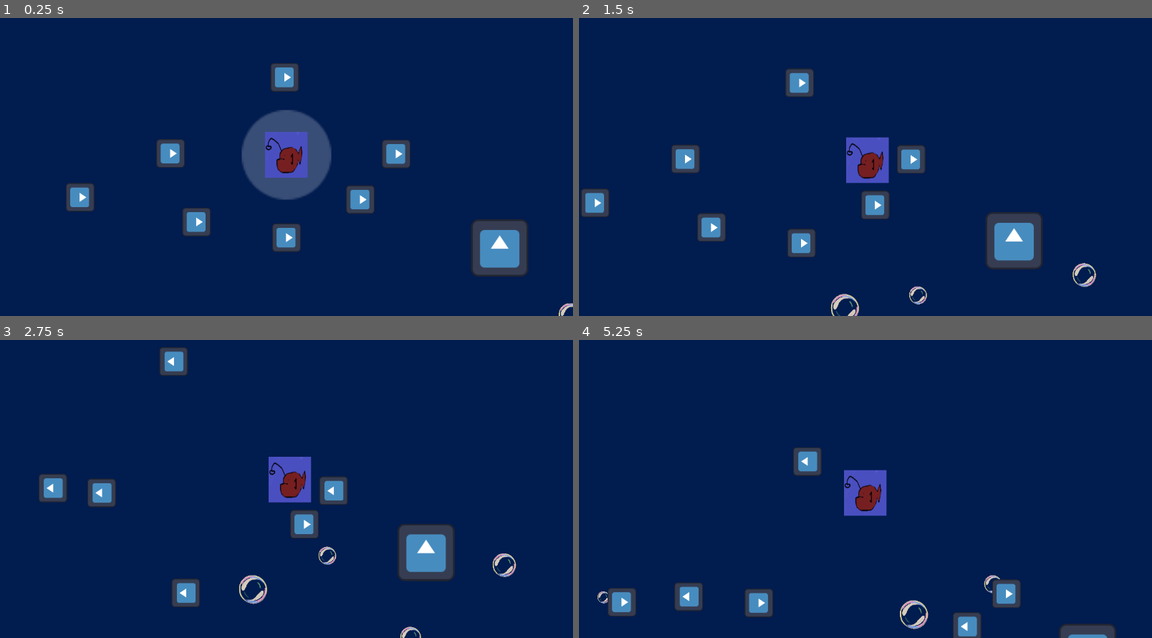
Above: before the commit, frames 1-4 (two rows, left to right).
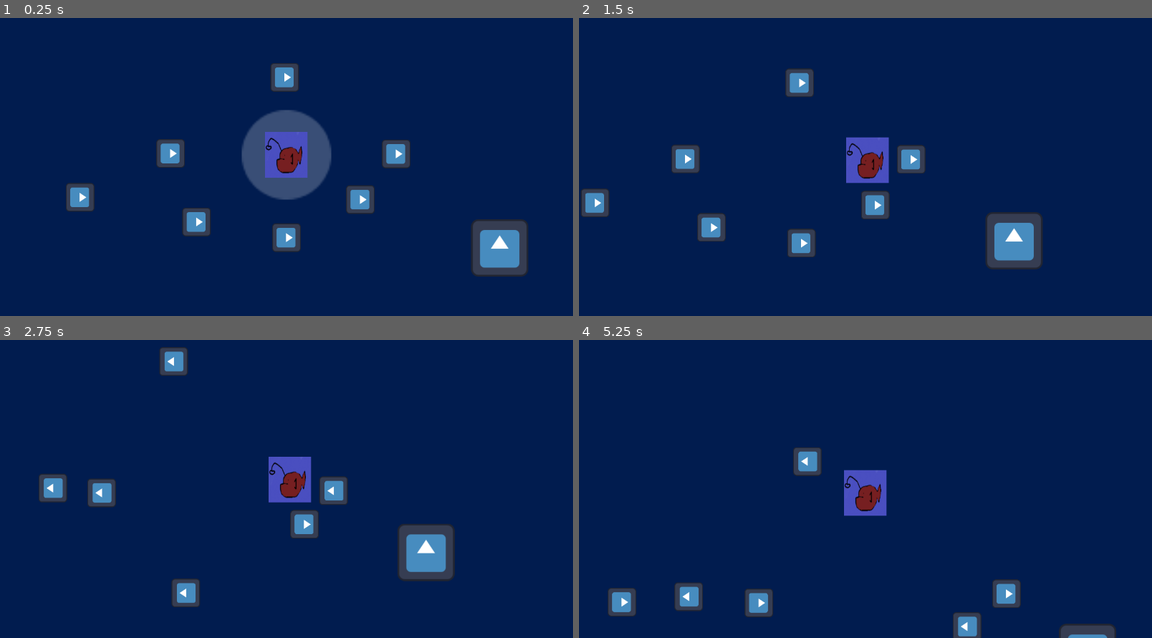
Above: after the commit, the same moments.

Repository: JeromeIsntDev/OceanX_HKthon_BioEvanescence
Game: Godot game, scene res://scenes/main.tscn
The game is run twice, just before and just after one commit, with the same random seed, the same clock (stepped at 60 frames per second) and the same inputs. The engine's default icon, where the game draws it, is replaced by a stand-in: a white triangle on a blue panel in a dark square.
Inputs:
- Up to frame 1 (0.25 s): no input
- Up to frame 2 (1.5 s): hold D (ui_right) 0.53-1.28 s; hold S (ui_down) from 1.28 s (still down)
- Up to frame 3 (2.75 s): release S (ui_down) at 2.03 s; hold D (ui_right) from 2.03 s (still down)
- Up to frame 4 (5.25 s): release D (ui_right) at 2.78 s; hold W (ui_up) 2.78-3.53 s; hold A (ui_left) 3.53-5.03 s; hold S (ui_down) from 5.03 s (still down)

The runs differ from the first frame. In frame 1, less than 0.1% of the frame differs, in the area x 97-100%, y 95-100%; in frame 2, 0.4%; in frame 3, 0.5%, in the area x 41-91%, y 69-100%; in frame 4, 0.3%.

Commit message:
Revert "assets + bubbles"
This reverts commit 90ccf5fb5bd08226fd103c1e5525ec7d78fd9382.

Diff:
--- a/scenes/main.tscn
+++ b/scenes/main.tscn
@@ -4,36 +4,18 @@
 [ext_resource type="PackedScene" uid="uid://bouwjmxp4sy77" path="res://scenes/World.tscn" id="1_tefeu"]
 [ext_resource type="PackedScene" uid="uid://3de4huieval4" path="res://scenes/enemy.tscn" id="2_0wfyh"]
 [ext_resource type="Script" uid="uid://cjj14vhmp3yfx" path="res://scripts/audio_manager.gd" id="3_sugp2"]
-[ext_resource type="Texture2D" uid="uid://bqsqmxf7xa8hf" path="res://assets/bubble.PNG" id="3_tefeu"]
 [ext_resource type="PackedScene" uid="uid://cqhygjuvn3e6q" path="res://scenes/lvl1_prey.tscn" id="4_jyhfs"]
-
-[sub_resource type="ParticleProcessMaterial" id="ParticleProcessMaterial_o6xl0"]
-particle_flag_disable_z = true
-emission_shape = 3
-emission_box_extents = Vector3(900, 1, 1)
-initial_velocity_min = 20.0
-initial_velocity_max = 50.0
-gravity = Vector3(0, -200, 0)
-scale_min = 0.01
-scale_max = 0.049999997
-turbulence_enabled = true
 
 [node name="Main" type="Node2D" unique_id=1090391997]
 
 [node name="World" parent="." unique_id=1347648242 instance=ExtResource("1_tefeu")]
-position = Vector2(-1148, -1417)
+position = Vector2(-1600, -1600)
 
 [node name="Player" parent="." unique_id=1663085969 groups=["player"] instance=ExtResource("1_o5qli")]
 
 [node name="Camera2D" type="Camera2D" parent="Player" unique_id=2024496615]
 process_callback = 0
 position_smoothing_enabled = true
-
-[node name="GPUParticles2D" type="GPUParticles2D" parent="Player/Camera2D" unique_id=587634291]
-position = Vector2(1, 358)
-texture = ExtResource("3_tefeu")
-lifetime = 5.0
-process_material = SubResource("ParticleProcessMaterial_o6xl0")
 
 [node name="AudioListener2D" type="AudioListener2D" parent="Player" unique_id=1911857677]
 
Binary file removed: assets/bubble.PNG
Not shown, removed: assets/bubble.PNG.import
Binary file removed: assets/player/anglerfish.png
Not shown, removed: assets/player/anglerfish.png.import
